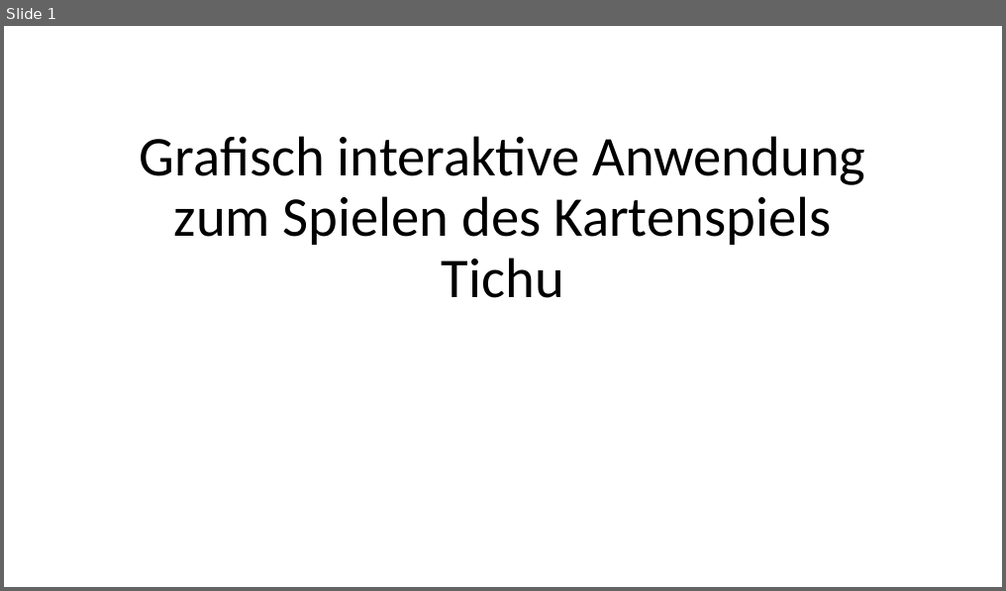
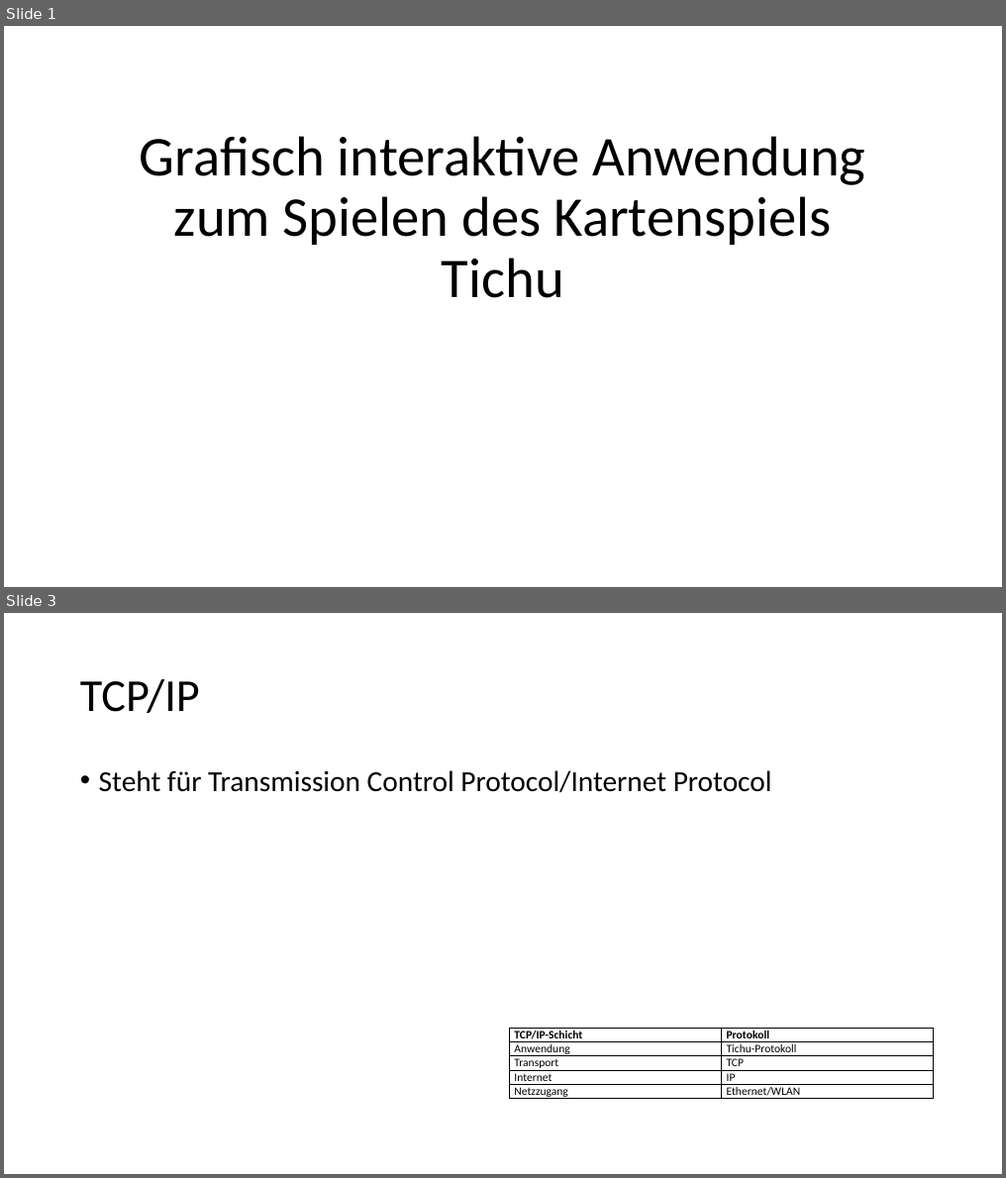
Before and after one commit to NickDenzler/MA_Praesentation, a slide deck: MA Präsentation.pptx. Shown one above the other, each under a label of ours: slide 1 before the commit, slides 1 and 3 after it; the slides between them are not shown. The pictures are 1006x591 and 1006x1178 pixels, drawn with LibreOffice and Linux fonts; fonts in the diff are those of the drawing. Boxes give left, top, right and bottom in pixels: in the first picture for what was removed or moved away, otherwise in the second. Text is boxed around its words. In the diff, an @@ line names an element or a change of style, - is before the commit and + after.

```diff
--- a/MA Präsentation.pptx
+++ b/MA Präsentation.pptx
@@ slide 3 added at (x1=4, y1=613, x2=1002, y2=1174), background #FFFFFF @@
@@ title added at (x1=80, y1=679, x2=200, y2=713), 44 pt, text #000000 @@
+TCP/IP
@@ text added at (x1=99, y1=770, x2=772, y2=793), 28 pt, text #000000 @@
+• Steht für Transmission Control Protocol/Internet Protocol
@@ table added at (x1=509, y1=1029, x2=933, y2=1103), 5 rows, 2 columns @@
+TCP/IP-Schicht | Protokoll
+Anwendung | Tichu-Protokoll
+Transport | TCP
+Internet | IP
+Netzzugang | Ethernet/WLAN
```
Also in this commit, not shown: 1 slide changed, 4 other slides added.
